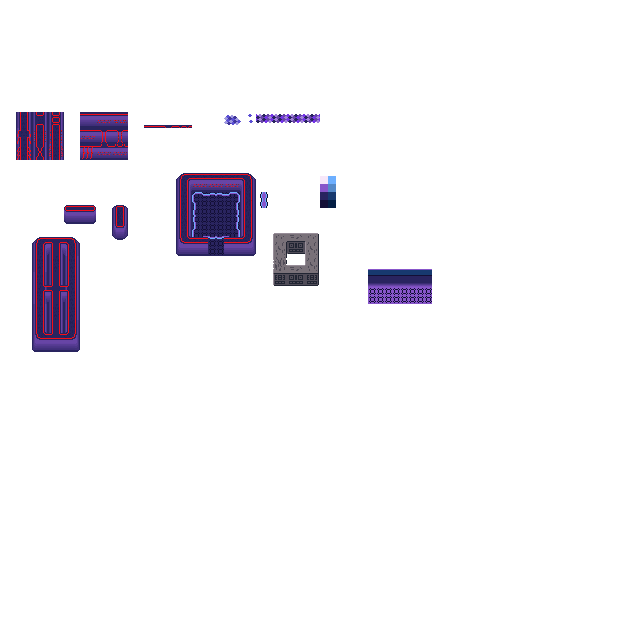
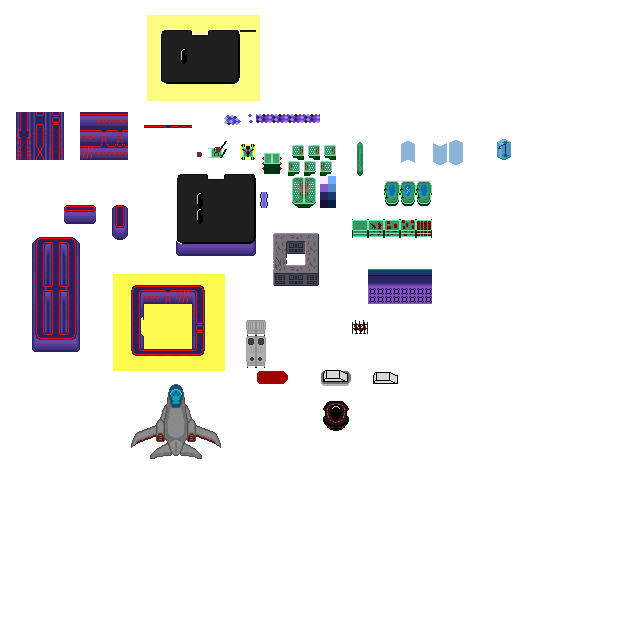
Comparing the layer stacks of the two (640, 640) images. Changes:
added layer "RoofMain" above "Furniture" over [160, 29, 256, 244]
added layer "Furniture" above "Walls" over [131, 139, 511, 459]
painted on "Walls" over [131, 173, 255, 356]
painted on "Floor" over [113, 15, 260, 371]
